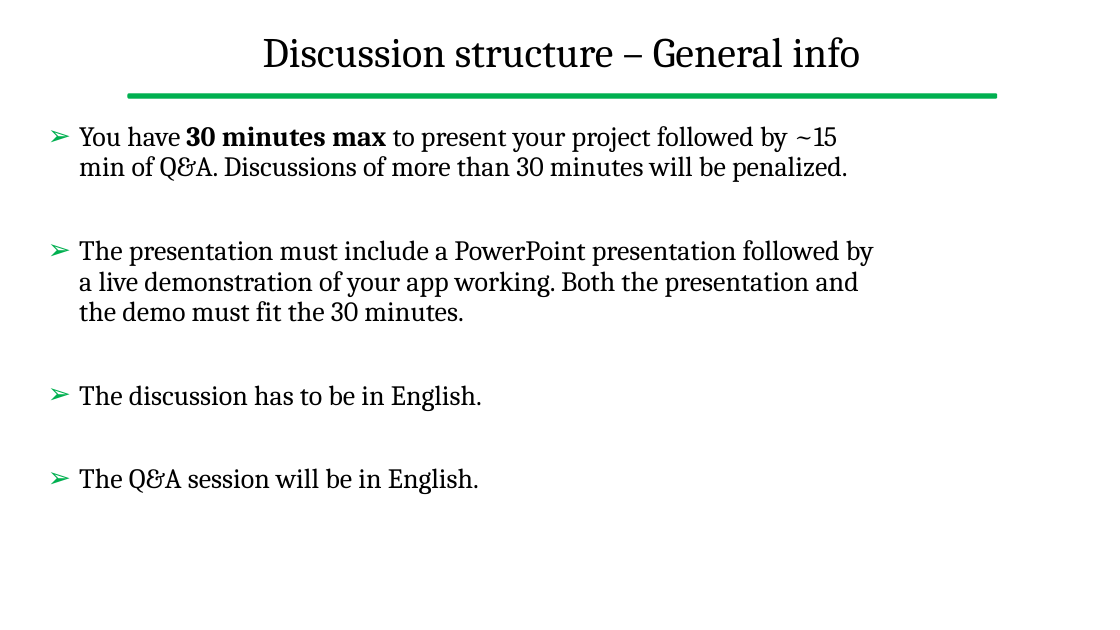
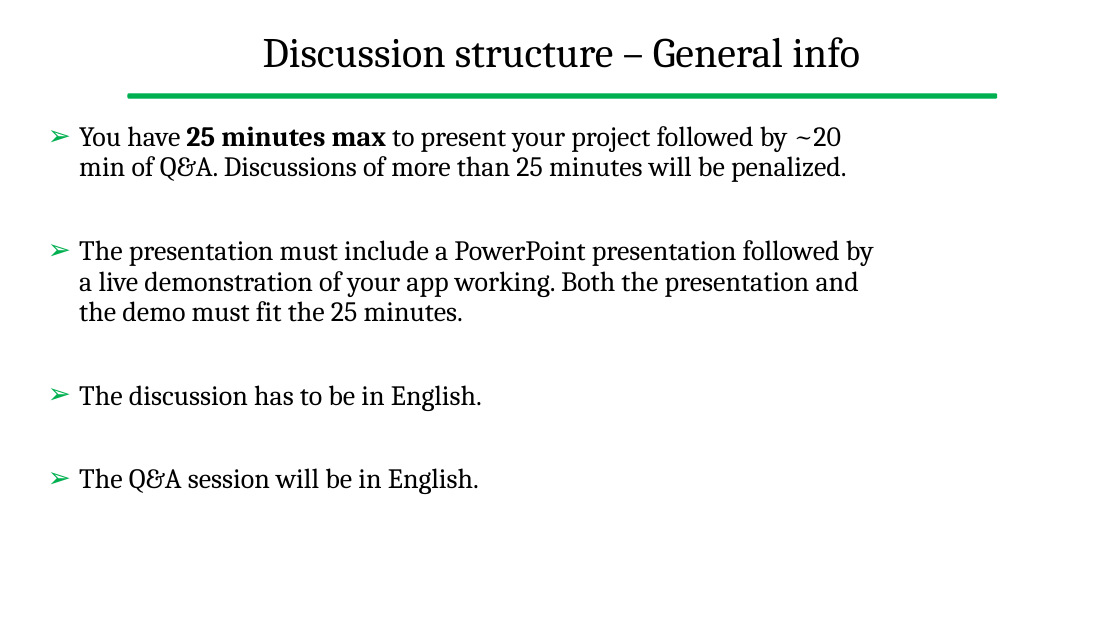
Before and after one commit to gcappon/bwthw, a slide deck: slide 5 of guides/project_discussion_guidelines.pptx. Drawn at 1120x630 pixels with LibreOffice and Linux fonts; fonts in the diff are those of the drawing. Boxes give left, top, right and bottom in pixels: in the first picture for what was removed or moved away, otherwise in the second. Text is boxed around its words. In the diff, an @@ line names an element or a change of style, - is before the commit and + after.

Commit message:
[ay-2022-23] updated guides (drafted info abount exam)

```diff
--- a/guides/project_discussion_guidelines.pptx
+++ b/guides/project_discussion_guidelines.pptx
@@ text at <box>79,126,874,322</box>: text changed @@
-➢ You have 30 minutes max to present your project followed by ~15 min of Q&A. Discussions of more than 30 minutes will be penalized.
-➢ The presentation must include a PowerPoint presentation followed by a live demonstration of your app working. Both the presentation and the demo must fit the 30 minutes.
+➢ You have 25 minutes max to present your project followed by ~20 min of Q&A. Discussions of more than 25 minutes will be penalized.
+➢ The presentation must include a PowerPoint presentation followed by a live demonstration of your app working. Both the presentation and the demo must fit the 25 minutes.
```
Also in this commit, not shown: 2 other slides changed, 10 other files.
